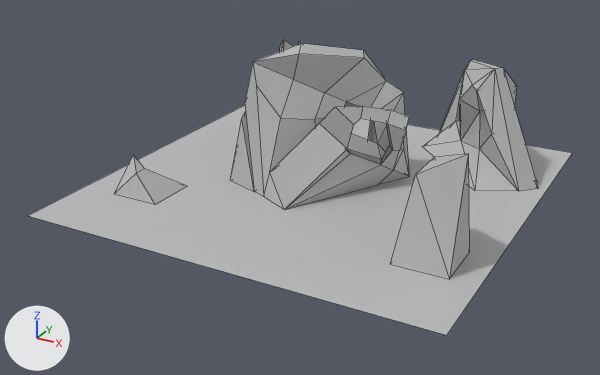
The FBX model Assets/Meshes/Q2.fbx: old version first, new version second.
Both versions are drawn from a camera (50 mm lens) standing at (-1.06, -21.59, 6.55) and looking at (-8.14, -8.72, 0.12). The axes (+X, +Y, +Z) are drawn at lower left. The lights are the same throughout. Mesh edges are drawn as thin lines. Where no turn or scale is listed for an object, it has been applied to the vertices. Vertices at the same position are counted once.

In view in the first picture: 'Floor2', 'obj1_col33_03', 'obj6_13_03', 'obj7_11_03', 'obj7_11_05'.
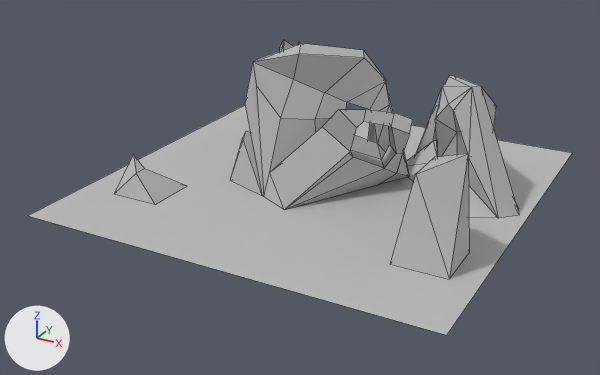
Pixel boxes [x1, y1, x2, y2] of what changed, in the pictures (600 x 375 px; the box of a moved part takes in the faces that stretch with it):
'obj6_13_03', reshaped
    before: [230, 43, 409, 209]
    after: [230, 43, 413, 209]
'obj1_col33_03', moved
    before: [423, 60, 538, 191]
    after: [406, 76, 519, 218]
part 1 of me_mesh_001, moved or reshaped
    before: [270, 78, 409, 209]
    after: [270, 82, 413, 209]
part 2 of me_mesh_001, moved or reshaped
    both: [230, 63, 264, 196]

The edits, one by one:
me_mesh_001 is used by ob_obj6_13_03; location (-7.94, -8.09, 1.4).
Verts and faces of me_mesh_001; kept vertices keep their numbers, new ones are numbered from 73.
Before the commit, vertices of me_mesh_001: 66 (-0.47, 0.31, -0.81), 69 (-1.01, -1.01, -1.4) at pixel (254, 191), 70 (-1.41, -0.75, -0.04) at pixel (241, 118), 71 (-1.45, -0.54, 0.04) at pixel (245, 111), 72 (-0.57, 0.22, -0.86).
me_mesh_001 had 73 vertices, 81 faces and spanned x -1.73..1.48, y -1.42..1.6, z -1.4..1.4.
me_mesh_001 now has 72 vertices, 81 faces and spans x -1.73..1.6, y -1.42..1.6, z -1.4..1.4.
Part 1, on me_mesh_001:
2 vertices are removed from x 0.24..1.14, y 0.3..1.09, z 0.06..0.36.
7 faces are deleted.
10 vertices in x 0.17..1.44, y -0.66..0.75, z -0.64..0.41 move by (0.12, -0.12, 0.0).
8 vertices in x 0.59..1.48, y -0.32..0.58, z -0.87..0.34 move by (0.12, -0.13, 0.0).
5 vertices in x 0.38..1.28, y -0.25..0.8, z -0.55..0.23 move by (0.13, -0.12, 0.0).
1 vertex moves from x 1.19, y 0.63, z -1.09 to x 1.32, y 0.5, z -1.09.
1 vertex is added at (0.9, 1.0, 0.1).
7 new faces join them.
Part 2, on me_mesh_001:
Vertex 66 moves to (-0.23, 0.23, -0.81).
Vertex 69 moves to (-0.78, -1.08, -1.4), pixel (262, 195).
Vertex 72 moves to (-0.34, 0.15, -0.86).
Vertex 70 moves to (-1.41, -0.75, -0.44), pixel (242, 137).
Vertex 71 moves to (-1.45, -0.54, -0.36), pixel (246, 130).
Object 'obj1_col33_03' (ob_obj1_col33_03) moves from (-5.62, -5.62, 1.12) to (-5.62, -7.0, 1.12).
